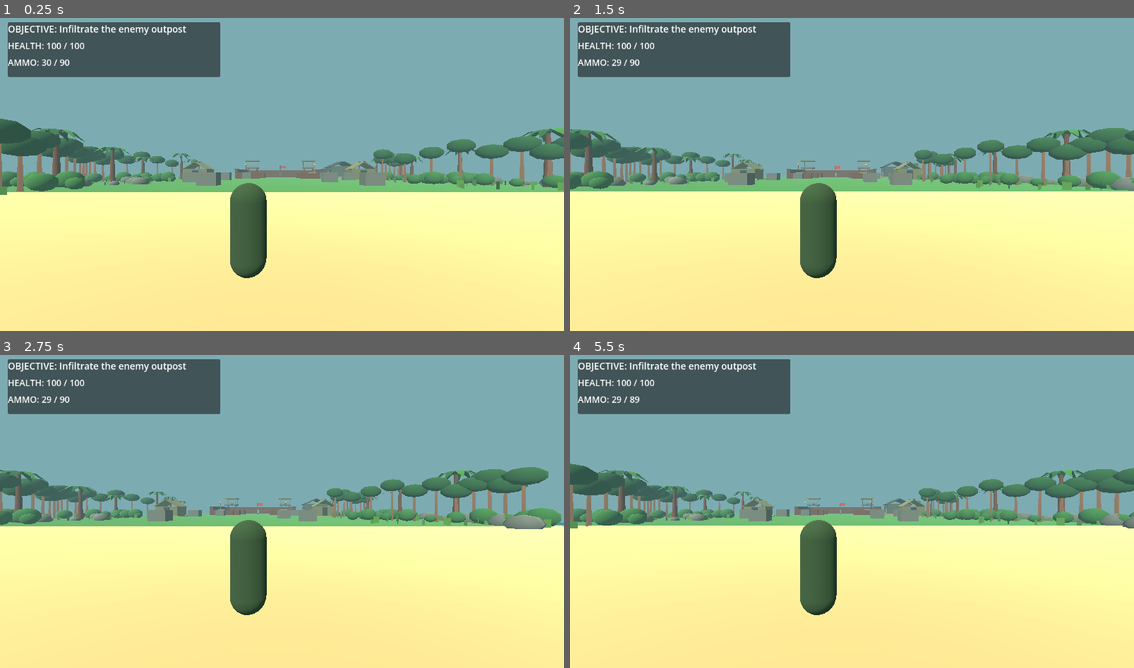
Above: before the commit, frames 1-4 (two rows, left to right).
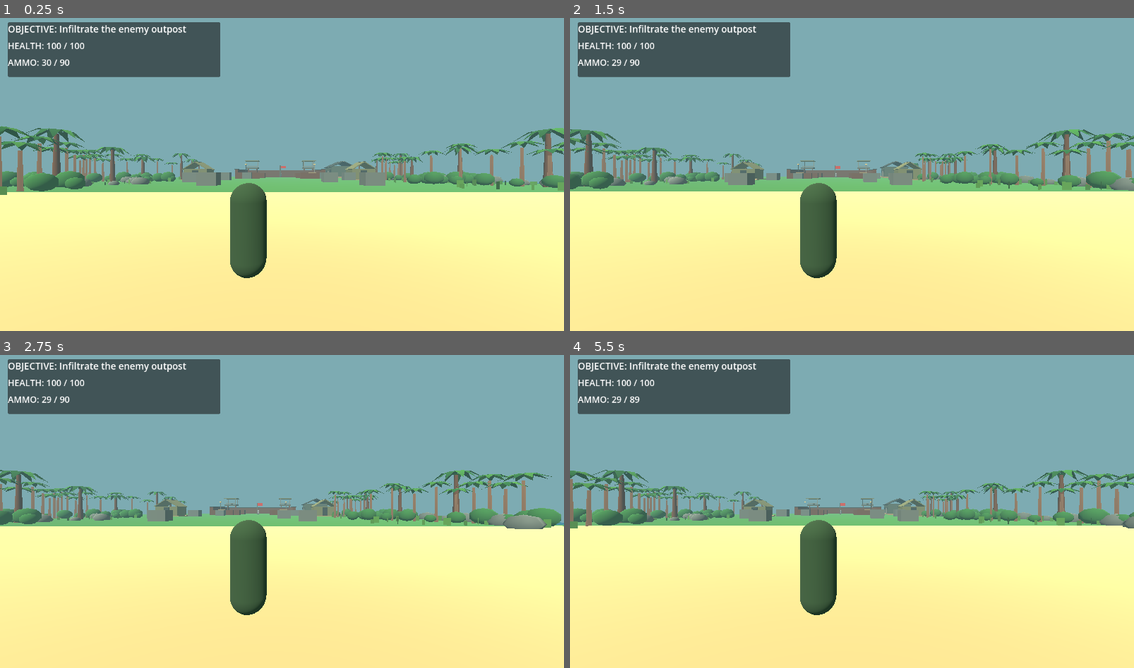
Above: after the commit, the same moments.

Repository: gauravprajapat-23/commando-assesian
Game: Godot game, scene res://scenes/main.tscn
Same seed, same stepped clock (60 frames per second), same inputs: the game is played once before the commit and once after it.
Inputs (mouse positions are in pixels of both pictures, inside the frame that each line leads up to):
- Up to frame 1 (0.25 s): no input
- Up to frame 2 (1.5 s): tap Enter at 0.5 s; move the mouse to (976, 155) at 0.52 s; hold D 0.53-1.28 s; hold Shift 0.53-1.28 s; click (976, 155) at 0.67 s; tap Space at 0.77 s; move the mouse to (739, 187) at 1.27 s; hold S from 1.28 s (still down); tap Ctrl at 1.35 s
- Up to frame 3 (2.75 s): tap Space at 1.52 s; move the mouse to (338, 439) at 2.02 s; release S at 2.03 s; hold D from 2.03 s (still down); hold R from 2.03 s (still down)
- Up to frame 4 (5.5 s): move the mouse to (823, 574) at 2.77 s; release D at 2.78 s; release R at 2.78 s; hold W 2.78-3.53 s; tap Shift at 2.85 s; click (823, 574) at 2.92 s; tap Space at 3.02, 3.77, 4.52 s; move the mouse to (1021, 558) at 3.52 s; hold Ctrl 3.53-4.28 s; hold A 3.53-5.03 s; move the mouse to (682, 461) at 4.27 s; tap R at 4.35 s; move the mouse to (880, 508) at 5.02 s; hold S from 5.03 s (still down); hold Shift from 5.03 s (still down); click (880, 508) at 5.17 s

The runs differ from the first frame. In frame 1, 2.4% of the frame differs, in the area x 0-100%, y 31-48%; in frame 2, 2.5%; in frame 3, 2.4%; in frame 4, 2.6%, in the area x 0-100%, y 34-48%.

Commit message:
Use low-cost radial foliage meshes instead of spherical jungle canopies

Diff:
--- a/scripts/world/jungle_foliage.gd
+++ b/scripts/world/jungle_foliage.gd
@@ -49,6 +49,28 @@
     node.set_meta("placement_positions", placement_positions)
     add_child(node)
 
+func _palm_cluster_mesh() -> ArrayMesh:
+    # One lightweight shared mesh for all distant jungle tree crowns.
+    # Curved radial leaves read like foliage rather than stacked spheres.
+    var builder := SurfaceTool.new()
+    builder.begin(Mesh.PRIMITIVE_TRIANGLES)
+    for i in range(10):
+        var angle := TAU * float(i) / 10.0
+        var forward := Vector3(cos(angle), 0.0, sin(angle))
+        var sideways := Vector3(-forward.z, 0.0, forward.x)
+        var base := Vector3(0.0, 0.12, 0.0)
+        var upper := forward * 0.45 + Vector3.UP * 0.27
+        var tip := forward * 1.18 + Vector3.DOWN * 0.34
+        var left := upper + sideways * 0.26
+        var right := upper - sideways * 0.26
+        var color := Color(0.12, 0.37, 0.15) if i % 2 == 0 else Color(0.23, 0.48, 0.18)
+        for point in [base, left, upper, base, upper, right, left, tip, upper, right, upper, tip]:
+            builder.set_color(color)
+            builder.add_vertex(point)
+    builder.generate_normals()
+    return builder.commit()
+
+
 func _build_foliage() -> void:
     var trunks: Array[Transform3D] = []
     var crowns: Array[Transform3D] = []
@@ -87,7 +109,9 @@
     crown_mesh.height = 2.0
     crown_mesh.radial_segments = 8
     crown_mesh.rings = 4
-    _batch("JungleCanopies", crown_mesh, _material(Color(0.14, 0.35, 0.17)), crowns)
+    var leaf_material := _material(Color.WHITE, true)
+    leaf_material.vertex_color_use_as_albedo = true
+    _batch("JungleCanopies", _palm_cluster_mesh(), leaf_material, crowns)
     _batch("JungleShrubs", crown_mesh, _material(Color(0.19, 0.43, 0.19)), bushes)
 
     var rock_mesh := SphereMesh.new()
